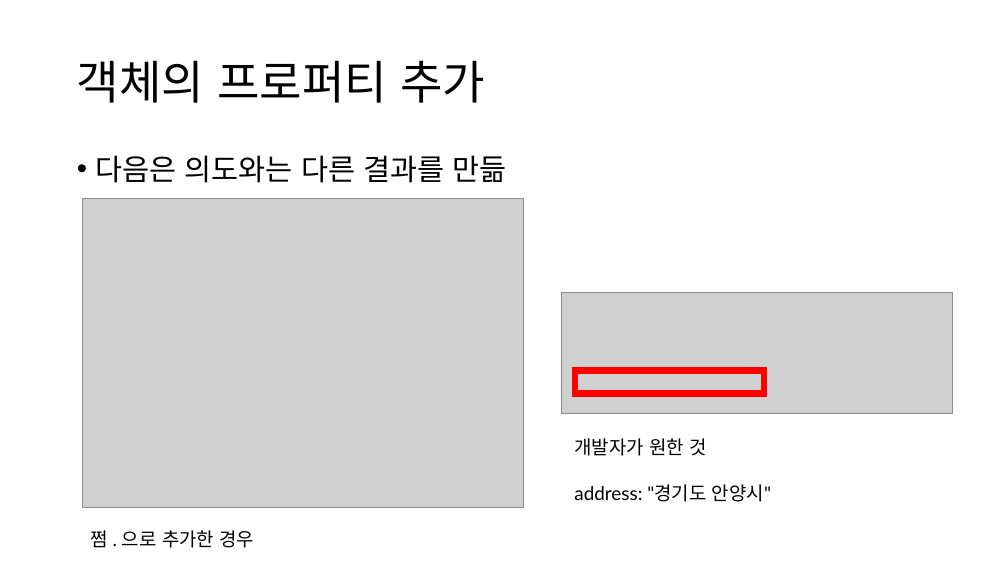
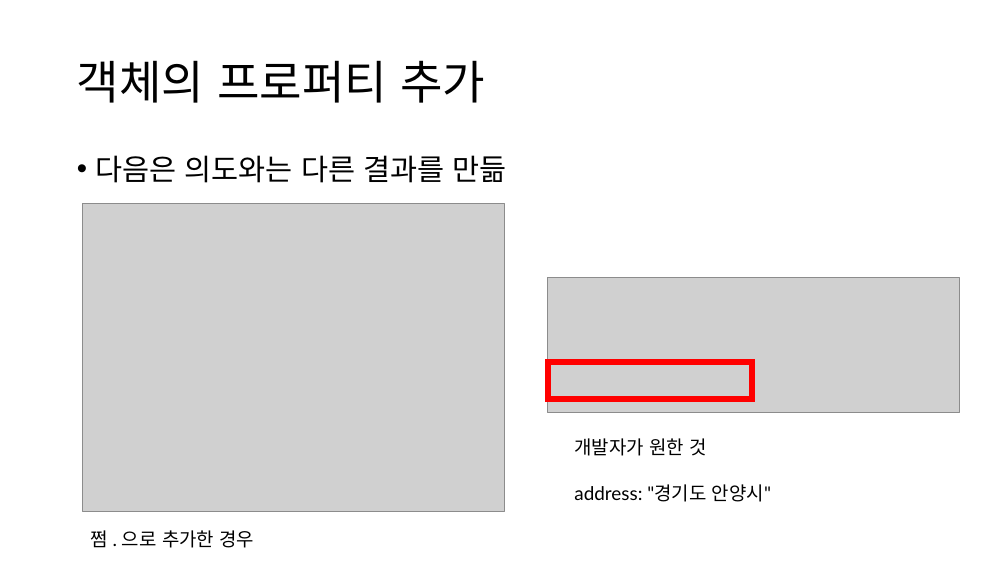
Before and after one commit to assistant-redcap/js-course-for-developer, a slide deck: slide 57 of 코딩 해본 사람이 빠르게 보는 기초 js.pptx. Drawn at 1008x567 pixels with LibreOffice and Linux fonts; fonts in the diff are those of the drawing; grey boxes stand for pictures. Boxes give left, top, right and bottom in pixels: in the first picture for what was removed or moved away, otherwise in the second. Text is boxed around its words. In the diff, an @@ line names an element or a change of style, - is before the commit and + after.

```diff
--- a/코딩 해본 사람이 빠르게 보는 기초 js.pptx
+++ b/코딩 해본 사람이 빠르게 보는 기초 js.pptx
@@ picture: place and size @@
-picture at box(82, 199, 523, 507)
+picture at box(82, 204, 504, 512)
@@ picture: place and size @@
-picture at box(562, 292, 952, 414)
+picture at box(548, 278, 960, 413)
@@ rectangle: place and size @@
-rectangle at box(575, 371, 765, 393)
+rectangle at box(548, 362, 752, 399)
```
Also in this commit, not shown: 13 other slides changed, 1 other file.
